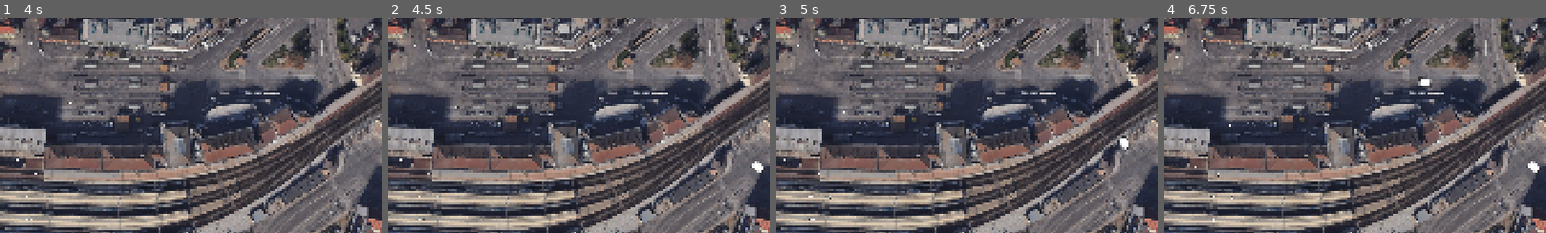
Above: before the commit, frames 1-4 (left to right).
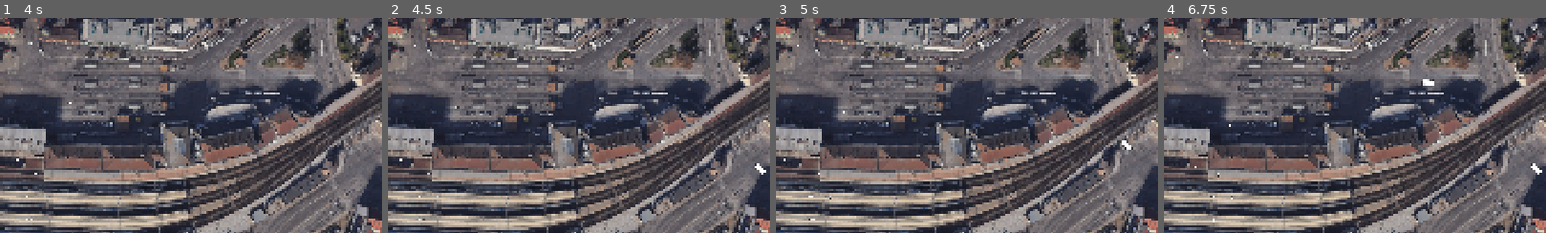
Above: after the commit, the same moments.

Repository: VojtaStruhar/hlavas
Game: Godot game, scene res://Scenes/main.tscn
Same seed, same stepped clock (60 frames per second), same inputs: the game is played once before the commit and once after it.
Inputs:
- Up to frame 1 (4 s): click "Spawn person" at 0.5 s; click "Spawn 10 People" at 1.25 s; click "Spawn a Train" at 2 s; click "Spawn person" at 2.75 s; click "Spawn 10 People" at 3.5 s
- Up to frame 2 (4.5 s): click "Spawn a Train" at 4.25 s
- Up to frame 3 (5 s): no input
- Up to frame 4 (6.75 s): click "Spawn person" at 5 s; click "Spawn 10 People" at 5.75 s; click "Spawn a Train" at 6.5 s
The pictures show only the part of the screen within x 50-100%, y 25-75%; the shares and areas given below are measured in that part.

Frame 1 is identical in both runs. In frame 2, less than 0.1% of the frame differs, in the area x 94-99%, y 66-73%; in frame 3, 0.1%; in frame 4, 0.2%, in the area x 66-99%, y 27-73%.

Commit message:
Hlavas 1 train station working I guess

Diff:
--- a/Scenes/main.tscn
+++ b/Scenes/main.tscn
@@ -824,9 +824,10 @@
 curve = SubResource("Curve2D_d1ilt")
 script = ExtResource("4_21xkr")
 
-[node name="Station_Top_West" type="Node2D" parent="."]
+[node name="Station_Top_West" type="Node2D" parent="." node_paths=PackedStringArray("waiting_area")]
 position = Vector2(1152, 411)
 script = ExtResource("8_344ge")
+waiting_area = NodePath("../Hlavas_Salina1")
 
 [node name="TrainChecker" type="Area2D" parent="Station_Top_West"]
 collision_layer = 0
@@ -835,6 +836,21 @@
 [node name="CollisionShape2D" type="CollisionShape2D" parent="Station_Top_West/TrainChecker"]
 shape = SubResource("RectangleShape2D_hptm8")
 
+[node name="ExitDoor" parent="Station_Top_West" instance=ExtResource("5_kry3j")]
+position = Vector2(0, -9)
+
+[node name="ExitDoor2" parent="Station_Top_West" instance=ExtResource("5_kry3j")]
+position = Vector2(15, -9)
+
+[node name="ExitDoor3" parent="Station_Top_West" instance=ExtResource("5_kry3j")]
+position = Vector2(29, -9)
+
+[node name="ExitDoor4" parent="Station_Top_West" instance=ExtResource("5_kry3j")]
+position = Vector2(41, -9)
+
+[node name="ExitDoor5" parent="Station_Top_West" instance=ExtResource("5_kry3j")]
+position = Vector2(41, -9)
+
 [node name="SlowDown" parent="." instance=ExtResource("7_6bp64")]
 visible = false
 position = Vector2(1267, 445)
--- a/Scenes/salina.tscn
+++ b/Scenes/salina.tscn
@@ -4,12 +4,14 @@
 [ext_resource type="Texture2D" uid="uid://v5ao2pigmcb1" path="res://Assets/wagon.png" id="2_eax12"]
 
 [sub_resource type="CircleShape2D" id="CircleShape2D_eax12"]
+radius = 8.0
 
 [node name="Salina" type="PathFollow2D"]
 script = ExtResource("1_hxn8i")
 
 [node name="Sprite2D" type="Sprite2D" parent="."]
-position = Vector2(16, 20)
+position = Vector2(9, 14)
+scale = Vector2(1, 0.7)
 texture = ExtResource("2_eax12")
 
 [node name="Area2D" type="Area2D" parent="."]
--- a/Scripts/station.gd
+++ b/Scripts/station.gd
@@ -7,17 +7,53 @@
 
 @onready var train_checker: Area2D = $TrainChecker
 
+var train_exits: Array[ExitDoor] = []
+
+const BRNAK = preload("res://Scenes/brnak.tscn")
+
 func _ready() -> void:
+	assert(waiting_area != null)
 	train_checker.area_entered.connect(on_train_entered)
+	for child in get_children():
+		if child is ExitDoor:
+			train_exits.append(child)
 
 func on_train_entered(area: Area2D) -> void:
 	var train = area.get_parent()
 	if train is Train:
-		pass
+		print(name, " train entered")
+		var arrive_speed = train.current_speed
+		var arrive_people_waiting = waiting_area.waiting_people.size()
+		var arrive_people_in_train = train.people_inside
 
-func on_train_exited(area: Area2D) -> void:
-	pass
+		train.current_speed = 0
 
+		await get_tree().create_timer(1).timeout
+
+
+		print(name, " Unloading...")
+		for i in range(ceil(arrive_people_in_train * get_out_ratio)):
+			var b = BRNAK.instantiate()
+			var exit = train_exits.pick_random()
+			get_tree().current_scene.add_child.call_deferred(b)
+			b.global_position = exit.global_position
+			train.people_inside -= 1
+			await get_tree().create_timer(0.4).timeout
+
+		await get_tree().create_timer(1).timeout
+
+		print(name, " Loading...")
+		while waiting_area.waiting_people.size() > arrive_people_waiting * get_in_ratio:
+			var p = waiting_area.waiting_people.pop_front() as Brnak
+			p.queue_free()
+			train.people_inside += 1
+			await get_tree().create_timer(0.4).timeout
+
+
+
+		print(name, " Done!")
+		await get_tree().create_timer(1).timeout
+		train.current_speed = arrive_speed
 
 func on_train_stationed(train) -> void:
 	pass
--- a/Scripts/train.gd
+++ b/Scripts/train.gd
@@ -1,5 +1,6 @@
 @icon("res://Assets/tram_icon.png")
 class_name Train extends PathFollow2D
+
 
 
 const MAX_SPEED = 15
